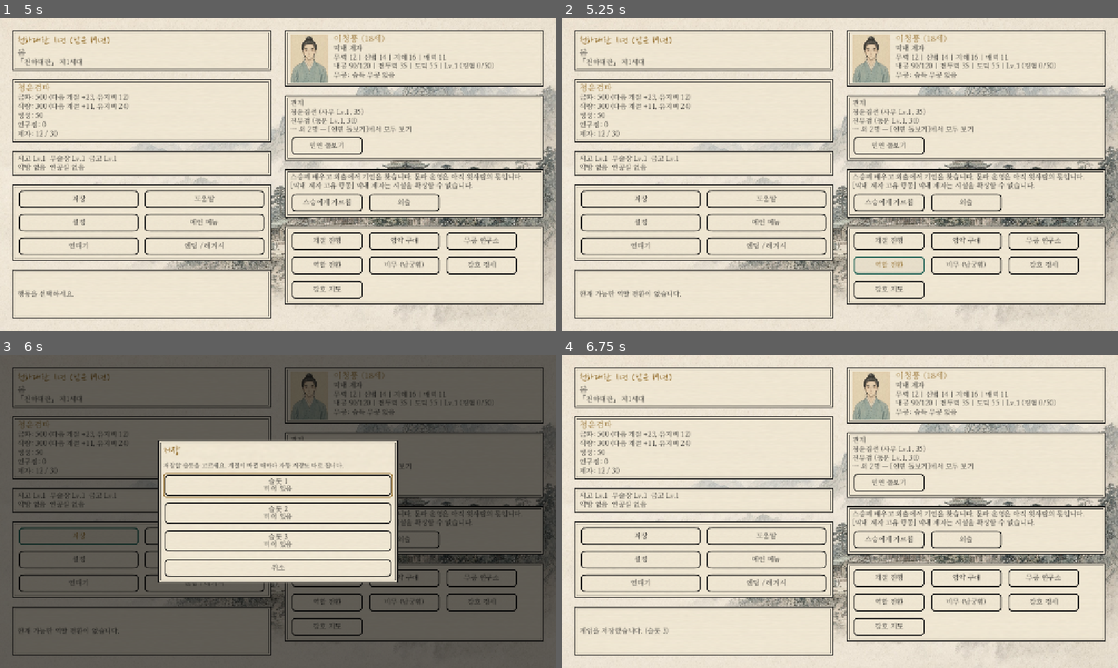
Above: before the commit, frames 1-4 (two rows, left to right).
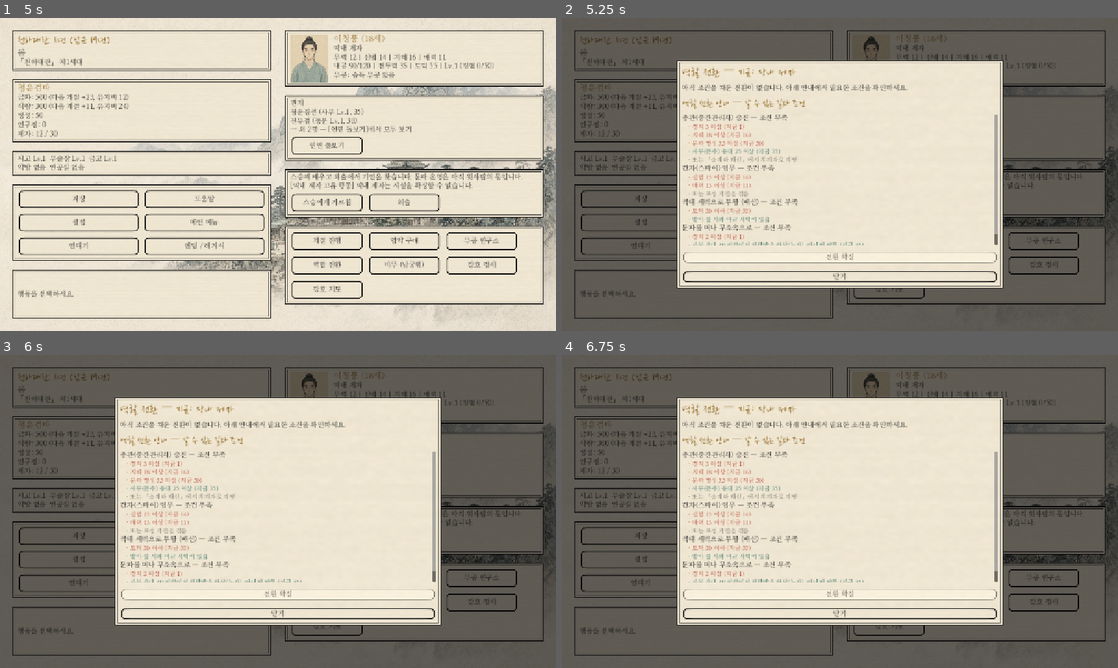
Above: after the commit, the same moments.

Repository: soulfactorx/StrongholdEmpire
Game: Godot game, scene res://scenes/Combat/combat_scene.tscn
Two runs of this game, one before a commit and one after it. Both use one fixed random seed, a clock stepped at 60 frames per second and the inputs below. This scene is started directly instead of the project's main scene.
Inputs:
- Up to frame 1 (5 s): click "이동 (M)" at 0.5 s; click "공격 (A)" at 1.25 s; click "후퇴" at 2 s; click "전투 기록 (H)" at 2.75 s; click "닫기" at 3.5 s; click "후퇴" at 4.25 s
- Up to frame 2 (5.25 s): click "역할 전환" at 5 s
- Up to frame 3 (6 s): click "저장" at 5.75 s
- Up to frame 4 (6.75 s): click "도움말" at 6.5 s

Frame 1 is identical in both runs. In frame 2, 71% of the frame differs, in the area x 0-100%, y 0-100%; in frame 3, 27%; in frame 4, 71%.

Commit message:
역할 전환 창: 갈 수 있는 길과 조건 안내
- [역할 전환]을 누르면 고를 전환이 없어도 창이 열려, 지금 역할에서 갈 수 있는 모든 길과 조건을 보임
  (조건마다 지금 값과 함께 채움은 옥색, 못 채움은 붉은색. "또는" 조건도 표시)
- 입문·이적은 신용이 가장 높은 세력, 연줄은 가장 깊은 세력 인물을 함께 보임
- 고를 수 있는 전환은 이름만 목록에 두고 설명은 아래 글로 (휴대폰에서 잘리지 않게, 줄 높이 키움)
- 창을 열 때는 새 전환 알림 없이 조용히 다시 계산
- 테스트 추가

Co-Authored-By: Claude Opus 5.5 <noreply@anthropic.com>
Claude-Session: https://claude.ai/code/session_01XbdTiwmV8RT66UTYn7Aesn

Diff:
--- a/scripts/Systems/game_manager.gd
+++ b/scripts/Systems/game_manager.gd
@@ -651,7 +651,8 @@
 	return "새해 정산: " + ", ".join(parts) if not parts.is_empty() else ""
 
 
-func refresh_role_transitions() -> void:
+## announce: 새 전환이 있으면 알린다 (역할 전환 창을 열 때는 조용히 다시 계산만)
+func refresh_role_transitions(announce: bool = true) -> void:
 	pending_role_transitions = RoleManager.get_available_transitions(
 		player_character,
 		player_sect,
@@ -660,7 +661,7 @@
 		role_state,
 		world_sects
 	)
-	if not pending_role_transitions.is_empty():
+	if announce and not pending_role_transitions.is_empty():
 		EventBus.role_transitions_available.emit(pending_role_transitions)
 
 
--- a/scripts/Systems/role_manager.gd
+++ b/scripts/Systems/role_manager.gd
@@ -120,6 +120,126 @@
 				))
 
 	return options
+
+
+# ── 역할 전환 안내 ──
+
+## 지금 역할에서 갈 수 있는 길과 조건 (역할 전환 창의 안내). gm은 GameManager 노드다.
+## [{title, conditions: [{text, ok}], alt: {text, ok} (있으면 이것만 채워도 됨), available}]
+static func get_transition_guide(gm: Node) -> Array[Dictionary]:
+	var c: CharacterData = gm.player_character
+	var sect: SectData = gm.player_sect
+	var flags: Dictionary = gm.story_flags
+	var state: Dictionary = gm.role_state
+	var in_sect: bool = gm.has_sect()
+	var master: int = get_master_bond(sect, gm.player_relationships) if in_sect else 0
+	var paths: Array[Dictionary] = []
+	match c.role:
+		CharacterData.Role.YOUNG_DISCIPLE:
+			paths.append(_path("총관(중간관리자) 승진", [
+				_req("경지 %d" % _Balance.MANAGER_LEVEL_REQ, c.level, _Balance.MANAGER_LEVEL_REQ),
+				_req("지혜 %d" % _Balance.MANAGER_WISDOM_REQ, c.wisdom, _Balance.MANAGER_WISDOM_REQ),
+				_req("문파 명성 %d" % _Balance.MANAGER_REPUTATION_REQ, sect.reputation, _Balance.MANAGER_REPUTATION_REQ),
+				_req("사부(문주) 유대 25", master, 25),
+			], {"text": "또는 「승계와 배신」에서 후계자로 지명", "ok": flags.get("arc_succession_heir", false)}))
+			paths.append(_path("간자(스파이) 임무", [
+				_req("신법 15", c.agility, 15), _req("매력 13", c.charisma, 13),
+			], {"text": "또는 포섭 기연을 겪음", "ok": flags.get("spy_recruitment", false)}))
+		CharacterData.Role.MANAGER:
+			var heir: bool = flags.get("arc_succession_heir", false)
+			paths.append(_path("문주 승계", [
+				_req("경지 %d" % _Balance.LEADER_LEVEL_REQ, c.level, _Balance.LEADER_LEVEL_REQ),
+				_req("문파 명성 %d" % _Balance.LEADER_REPUTATION_REQ, sect.reputation, _Balance.LEADER_REPUTATION_REQ),
+				_req("제자 %d명" % _Balance.LEADER_DISCIPLE_REQ, sect.disciple_count, _Balance.LEADER_DISCIPLE_REQ),
+				_req("사부(문주) 유대 50", master, 50),
+				_req("신임도 %d" % _Balance.MANAGER_TRUST_FOR_LEADER, int(state["trust"]), _Balance.MANAGER_TRUST_FOR_LEADER),
+			], {"text": "또는 후계자로 지명 + 경지 %d + 신임도 %d" % [_Balance.MANAGER_LEVEL_REQ, _Balance.MANAGER_TRUST_FOR_LEADER],
+				"ok": heir and c.level >= _Balance.MANAGER_LEVEL_REQ and int(state["trust"]) >= _Balance.MANAGER_TRUST_FOR_LEADER}))
+		CharacterData.Role.SPY:
+			paths.append(_path("자객으로 전향", [
+				{"text": "도덕 45 이하 (지금 %d)" % c.morality, "ok": c.morality <= 45},
+				_req("무력 13", c.strength, 13),
+				{"text": "자객의 길 기연을 겪음", "ok": flags.get("assassin_path", false)},
+			]))
+			paths.append(_path("임무를 마치고 복귀 (총관)", [
+				{"text": "정보 수집 %d회로 임무 완료 (지금 %d회)" % [_Balance.SPY_MISSION_INTEL, int(state.get("intel_count", 0))], "ok": flags.get("spy_mission_complete", false)},
+			]))
+			paths.append(_path("잠입한 세력으로 전향 (배신)", [
+				{"text": "정보를 캐는 세력이 있음 (정보 수집으로 정함)", "ok": not str(state["spy_target"]).is_empty()},
+			]))
+		CharacterData.Role.WANDERER:
+			paths.append(_path("의뢰인이 된다", [_req("경지 %d" % _Balance.MERCENARY_LEVEL_REQ, c.level, _Balance.MERCENARY_LEVEL_REQ)]))
+		CharacterData.Role.MERCENARY:
+			paths.append(_path("청부를 접고 낭인으로", [{"text": "언제든", "ok": true}]))
+		CharacterData.Role.LEADER:
+			paths.append(_path("(자동) 축출", [
+				{"text": "불만도 %d이 되면 쫓겨나 무소속 낭인이 됨 (지금 %d)" % [_Balance.DISCONTENT_OUSTED, int(state["discontent"])], "ok": false},
+			]))
+	if c.role in [CharacterData.Role.WANDERER, CharacterData.Role.MERCENARY]:
+		var best_credit: Array = _best_credit(gm)
+		if not in_sect:
+			var best_tie: Array = _best_tie(gm)
+			paths.append(_path("문파에 입문 (막내 제자)", [
+				{"text": "신용 %d 이상인 세력 (지금 최고: %s)" % [_Balance.JOIN_CREDIT_REQ, best_credit[0]], "ok": best_credit[1] >= _Balance.JOIN_CREDIT_REQ},
+				{"text": "태도 %d 초과, 정파는 도덕 %d 이상" % [_Balance.JOIN_MIN_ATTITUDE, _Balance.JOIN_RIGHTEOUS_MORALITY], "ok": true},
+			], {"text": "또는 그 세력 인물과 유대 %d 이상 (지금 최고: %s)" % [_Balance.JOIN_BOND_REQ, best_tie[0]], "ok": best_tie[1] >= _Balance.JOIN_BOND_REQ}))
+		paths.append(_path("세력의 객경(총관)으로 이적", [
+			{"text": "그 세력 신용 %d 이상 (지금 최고: %s)" % [_Balance.DEFECT_CREDIT_REQ, best_credit[0]], "ok": best_credit[1] >= _Balance.DEFECT_CREDIT_REQ},
+		]))
+	if c.role in [CharacterData.Role.YOUNG_DISCIPLE, CharacterData.Role.MANAGER]:
+		paths.append(_path("적대 세력으로 투항 (배신)", [
+			{"text": "도덕 %d 이하 (지금 %d)" % [_Balance.BETRAY_MORALITY_REQ, c.morality], "ok": c.morality <= _Balance.BETRAY_MORALITY_REQ},
+			{"text": "받아 줄 사파·마교 세력이 있음", "ok": _most_hostile_unorthodox(gm.world_sects) != null},
+		]))
+	if in_sect:
+		var conditions: Array = []
+		if c.role == CharacterData.Role.YOUNG_DISCIPLE:
+			conditions.append(_req("경지 %d" % _Balance.LEAVE_LEVEL_REQ, c.level, _Balance.LEAVE_LEVEL_REQ))
+		conditions.append({"text": "사부 유대 %d 이상이면 허락받은 하산(노자), 아니면 탈문 (지금 %d)" % [_Balance.LEAVE_BLESSING_BOND, master], "ok": true})
+		paths.append(_path("문파를 떠나 무소속으로", conditions))
+	for path in paths:
+		path["available"] = path["conditions"].all(func(r: Dictionary) -> bool: return r["ok"]) or path.get("alt", {}).get("ok", false)
+		if path["title"].begins_with("(자동)"):
+			path["available"] = false
+	return paths
+
+
+static func _path(title: String, conditions: Array, alt: Dictionary = {}) -> Dictionary:
+	var path: Dictionary = {"title": title, "conditions": conditions}
+	if not alt.is_empty():
+		path["alt"] = alt
+	return path
+
+
+## 수치 조건 한 줄: "경지 3 (지금 2)"
+static func _req(label: String, value: int, need: int) -> Dictionary:
+	return {"text": "%s 이상 (지금 %d)" % [label, value], "ok": value >= need}
+
+
+## 신용이 가장 높은 세력: ["남궁세가 12", 12]
+static func _best_credit(gm: Node) -> Array:
+	var best_name: String = "없음"
+	var best: int = -999
+	for world_sect in gm.world_sects:
+		var credit: int = RoleActions.get_credit(gm.role_state, world_sect.id)
+		if credit > best:
+			best = credit
+			best_name = "%s %d" % [world_sect.sect_name, credit]
+	return [best_name, best]
+
+
+## 세력 인물과의 가장 깊은 유대 (원한 제외): ["위청(흑풍채) 20", 20]
+static func _best_tie(gm: Node) -> Array:
+	var best_name: String = "없음"
+	var best: int = -1
+	for rel in gm.player_relationships:
+		var npc_sect: String = str(NpcRoster.get_npc(rel.target_id).get("sect_id", ""))
+		if rel.bond_type == RelationshipData.BondType.HATRED or gm.get_world_sect(npc_sect) == null:
+			continue
+		if rel.bond_strength > best:
+			best = rel.bond_strength
+			best_name = "%s(%s) %d" % [rel.target_name, gm.get_world_sect(npc_sect).sect_name, rel.bond_strength]
+	return [best_name, best]
 
 
 ## 입문할 수 없는 까닭 (할 수 있으면 "")
--- a/scripts/Tests/smoke_test.gd
+++ b/scripts/Tests/smoke_test.gd
@@ -106,6 +106,7 @@
 	["ui", "_test_action_preview"],
 	["ui", "_test_chronicle_and_dialogue"],
 	["ui", "_test_role_dashboard"],
+	["ui", "_test_role_guide"],
 	["ui", "_test_portrait_layout"],
 	["ui", "_test_art_assets"],
 	["ui", "_test_audio"],
--- a/scripts/Tests/test_ui.gd
+++ b/scripts/Tests/test_ui.gd
@@ -846,3 +846,31 @@
 	_clear_test_saves()
 	_new_quiet_game(gm, "young_disciple")
 	_completed["_test_suspend_autosave"] = true
+
+
+func _test_role_guide() -> void:
+	var gm: Node = root.get_node("GameManager")
+	_new_quiet_game(gm, "young_disciple")
+	# 조건 안내: 막내 제자는 승진·간자·배신·떠나기 길이 있고, 조건마다 채웠는지 표시
+	var paths: Array[Dictionary] = RoleManager.get_transition_guide(gm)
+	var titles: Array = paths.map(func(p: Dictionary) -> String: return p["title"])
+	_check(titles.has("총관(중간관리자) 승진") and titles.has("간자(스파이) 임무") and titles.has("문파를 떠나 무소속으로"), "막내 제자의 길: 승진·간자·떠나기")
+	var promote: Dictionary = paths[titles.find("총관(중간관리자) 승진")]
+	_check(not promote["available"] and promote["conditions"].any(func(r: Dictionary) -> bool: return not r["ok"] and r["text"].contains("경지")), "승진: 경지 조건 미충족 표시")
+	_new_quiet_game(gm, "wanderer")
+	paths = RoleManager.get_transition_guide(gm)
+	titles = paths.map(func(p: Dictionary) -> String: return p["title"])
+	_check(titles.has("문파에 입문 (막내 제자)") and titles.has("의뢰인이 된다") and not titles.has("문파를 떠나 무소속으로"), "무소속 낭인의 길: 입문·의뢰인")
+	RoleActions.change_credit(gm.role_state, "namgung", _Balance.JOIN_CREDIT_REQ)
+	paths = RoleManager.get_transition_guide(gm)
+	_check(paths[titles.find("문파에 입문 (막내 제자)")]["available"], "신용을 채우면 입문 가능 표시")
+	# 역할 전환 버튼: 고를 전환이 없어도 창이 열려 안내를 보인다
+	_new_quiet_game(gm, "young_disciple")
+	SceneRouter.goto(tree, SceneRouter.HUB)
+	await process_frame
+	await process_frame
+	var hub: Node = current_scene
+	hub._on_role_pressed()
+	_check(hub.role_popup.visible and hub.role_popup.confirm_button.disabled and hub.role_popup.get_guide_line_count() > 5, "역할 전환 창: 전환이 없어도 조건 안내")
+	hub.role_popup.visible = false
+	_completed["_test_role_guide"] = true
--- a/scripts/UI/button_help.gd
+++ b/scripts/UI/button_help.gd
@@ -23,7 +23,7 @@
 			_Balance.FEAST_GOLD, _Balance.FEAST_FOOD, _Balance.FEAST_REPUTATION, _Balance.FEAST_DISCONTENT_RELIEF,
 		],
 		"MartialArtButton": "무공 연구소: 무공 창조, 비급 연구, 강화, 비전 지정, 상대 무공 분석.",
-		"RoleButton": "조건을 채운 다른 역할로 바꿉니다(이적·배신·강등 포함). 역할마다 할 수 있는 일이 다릅니다.",
+		"RoleButton": "조건을 채운 다른 역할로 바꿉니다(입문·떠나기·이적·배신 포함). 지금 역할에서 갈 수 있는 길과 필요한 조건도 여기서 봅니다.",
 		"CombatButton": "인연이 있는 인물(라이벌 먼저)과 연습 비무를 합니다. 이기면 경험치 +%d와 유대. 계절에 한 번. 인연이 없으면 할 수 없습니다." % _Balance.SPAR_EXP,
 		"SectWarButton": "강호 세력 하나와 문파전을 치릅니다. 정찰·명령·진형으로 겨루고, 이기면 상대가 약해집니다.",
 		"EndingButton": "엔딩별 조건과 진행 상황, 세대 전승을 봅니다.",
--- a/scripts/UI/management_screen.gd
+++ b/scripts/UI/management_screen.gd
@@ -661,10 +661,9 @@
 	SceneRouter.goto(get_tree(), SceneRouter.MARTIAL_ART)
 
 
+## 역할 전환 창: 고를 전환이 없어도 열어 갈 수 있는 길과 조건을 보인다.
 func _on_role_pressed() -> void:
-	if GameManager.pending_role_transitions.is_empty():
-		_on_action_message("현재 가능한 역할 전환이 없습니다.")
-		return
+	GameManager.refresh_role_transitions(false)
 	role_popup.show_options(GameManager.pending_role_transitions)
 
 
--- a/scripts/UI/role_transition_popup.gd
+++ b/scripts/UI/role_transition_popup.gd
@@ -1,19 +1,112 @@
 extends Control
+
+## 역할 전환 창: 지금 고를 수 있는 전환(위 목록)과, 지금 역할에서 갈 수 있는 모든 길의 조건 안내(아래).
+## 조건마다 채웠는지를 색으로 보인다 (채움: 옥색, 못 채움: 붉은색). 고를 전환이 없어도 안내를 보려고 열 수 있다.
+
+const _UiTheme = preload("res://scripts/UI/ui_theme.gd")
+const _Balance = preload("res://scripts/Systems/game_balance.gd")
 
 @onready var title_label: Label = %RoleTitleLabel
 @onready var desc_label: Label = %RoleDescLabel
 @onready var option_list: ItemList = %RoleOptionList
+@onready var confirm_button: Button = $Center/Panel/VBox/ConfirmButton
+
+## 조건 안내 (테스트에서 줄 수를 본다)
+var guide_box: VBoxContainer
+## 고른 전환의 설명
+var option_desc_label: Label
+
+
+func _ready() -> void:
+	var panel: Control = $Center/Panel
+	LayoutMode.fit_width(panel, 760)
+	desc_label.autowrap_mode = TextServer.AUTOWRAP_WORD_SMART
+	# 목록에는 이름만, 고른 전환의 설명은 아래 글로 (휴대폰에서 잘리지 않게)
+	option_list.auto_height = true
+	# 줄 높이를 터치하기 좋게 (48px 안팎)
+	option_list.add_theme_constant_override("v_separation", 24)
+	option_list.custom_minimum_size.y = 0
+	option_desc_label = Label.new()
+	option_desc_label.name = "OptionDescLabel"
+	option_desc_label.autowrap_mode = TextServer.AUTOWRAP_WORD_SMART
+	_UiTheme.set_font_size(option_desc_label, 15)
+	option_list.get_parent().add_child(option_desc_label)
+	option_list.get_parent().move_child(option_desc_label, option_list.get_index() + 1)
+	option_list.item_selected.connect(_show_option_desc)
+	var guide_title := Label.new()
+	guide_title.text = "역할 전환 안내 — 갈 수 있는 길과 조건"
+	_UiTheme.style_label_title(guide_title, 18)
+	var scroll := ScrollContainer.new()
+	scroll.name = "GuideScroll"
+	scroll.custom_minimum_size = Vector2(0, 300)
+	scroll.horizontal_scroll_mode = ScrollContainer.SCROLL_MODE_DISABLED
+	guide_box = VBoxContainer.new()
+	guide_box.size_flags_horizontal = Control.SIZE_EXPAND_FILL
+	guide_box.add_theme_constant_override("separation", 4)
+	scroll.add_child(guide_box)
+	var box: Node = option_list.get_parent()
+	box.add_child(guide_title)
+	box.move_child(guide_title, confirm_button.get_index())
+	box.add_child(scroll)
+	box.move_child(scroll, confirm_button.get_index())
 
 
 func show_options(options: Array[Dictionary]) -> void:
-	title_label.text = "역할 전환"
-	desc_label.text = "조건을 충족한 새 역할이 있습니다. 하나를 선택하세요."
+	var character: CharacterData = GameManager.player_character
+	title_label.text = "역할 전환 — 지금: %s" % character.get_role_name()
+	desc_label.text = (
+		"조건을 채운 새 역할이 있습니다. 하나를 골라 [전환 확정]을 누르세요." if not options.is_empty()
+		else "아직 조건을 채운 전환이 없습니다. 아래 안내에서 필요한 조건을 확인하세요."
+	)
 	option_list.clear()
 	for option in options:
-		option_list.add_item("%s — %s" % [option["title"], option["description"]])
+		option_list.add_item(option["title"])
+	option_list.visible = not options.is_empty()
+	option_desc_label.visible = not options.is_empty()
+	confirm_button.disabled = options.is_empty()
 	if not options.is_empty():
 		option_list.select(0)
+		_show_option_desc(0)
+	_fill_guide()
 	visible = true
+
+
+## 지금 역할에서 갈 수 있는 길마다 조건을 한 줄씩. 채운 조건은 옥색, 못 채운 조건은 붉은색.
+func _fill_guide() -> void:
+	for child in guide_box.get_children():
+		guide_box.remove_child(child)
+		child.queue_free()
+	var paths: Array[Dictionary] = RoleManager.get_transition_guide(GameManager)
+	if paths.is_empty():
+		_add_line("이 역할에서 갈 수 있는 길이 없습니다.", _UiTheme.COLORS["text_muted"], 15)
+	for path in paths:
+		var head: String = "%s — %s" % [path["title"], "지금 가능" if path["available"] else "조건 부족"]
+		_add_line(head, _UiTheme.COLORS["accent_gold"] if path["available"] else _UiTheme.COLORS["text_primary"], 16)
+		for condition in path["conditions"]:
+			_add_line("    · " + condition["text"], _UiTheme.COLORS["accent_jade"] if condition["ok"] else _UiTheme.COLORS["accent_red"], 14)
+		if path.has("alt"):
+			_add_line("    · " + path["alt"]["text"], _UiTheme.COLORS["accent_jade"] if path["alt"]["ok"] else _UiTheme.COLORS["text_muted"], 14)
+	_add_line("자동 전환: 총관은 실책 %d회나 신임도 0이면 막내 제자로 강등, 문주는 불만도 %d이면 쫓겨납니다." % [
+		_Balance.DEMOTION_FAILURES, _Balance.DISCONTENT_OUSTED,
+	], _UiTheme.COLORS["text_muted"], 13)
+
+
+func _show_option_desc(index: int) -> void:
+	var options: Array[Dictionary] = GameManager.pending_role_transitions
+	option_desc_label.text = str(options[index]["description"]) if index < options.size() else ""
+
+
+func get_guide_line_count() -> int:
+	return guide_box.get_child_count()
+
+
+func _add_line(text: String, color: Color, size: int) -> void:
+	var label := Label.new()
+	label.text = text
+	label.autowrap_mode = TextServer.AUTOWRAP_WORD_SMART
+	label.add_theme_color_override("font_color", color)
+	_UiTheme.set_font_size(label, size)
+	guide_box.add_child(label)
 
 
 func _on_confirm_pressed() -> void:
